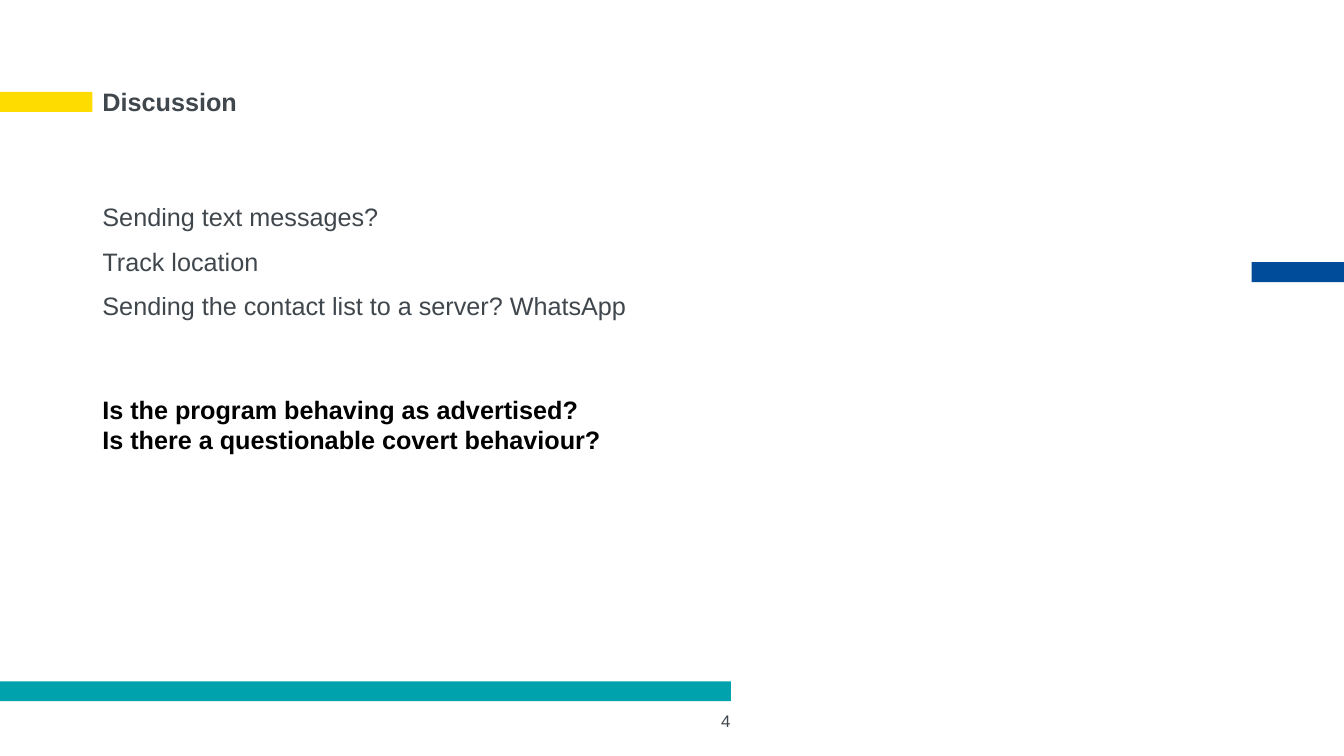
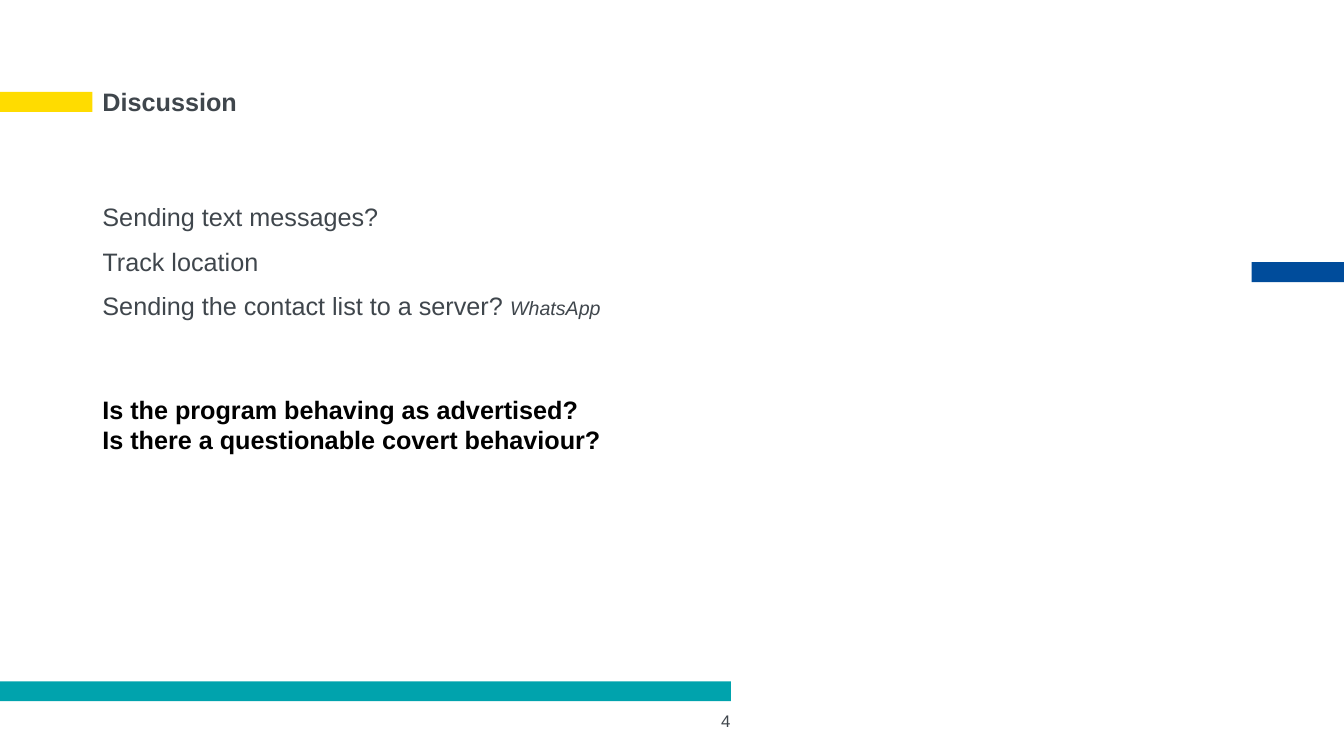
Before and after one commit to m-demir/study, a slide deck: slide 4 of CheckingAppBehaviourPresentation-Mehmet.pptx. Drawn at 1344x756 pixels with LibreOffice and Linux fonts; fonts in the diff are those of the drawing; background and template pictures are left out. Boxes give left, top, right and bottom in pixels: in the first picture for what was removed or moved away, otherwise in the second. Text is boxed around its words. In the diff, an @@ line names an element or a change of style, - is before the commit and + after.

```diff
--- a/CheckingAppBehaviourPresentation-Mehmet.pptx
+++ b/CheckingAppBehaviourPresentation-Mehmet.pptx
@@ text at (102,297,601,321): size 18 to 14 pt, italic on in "WhatsApp" @@
```
Also in this commit, not shown: 2 other slides changed, 1 slide added.
